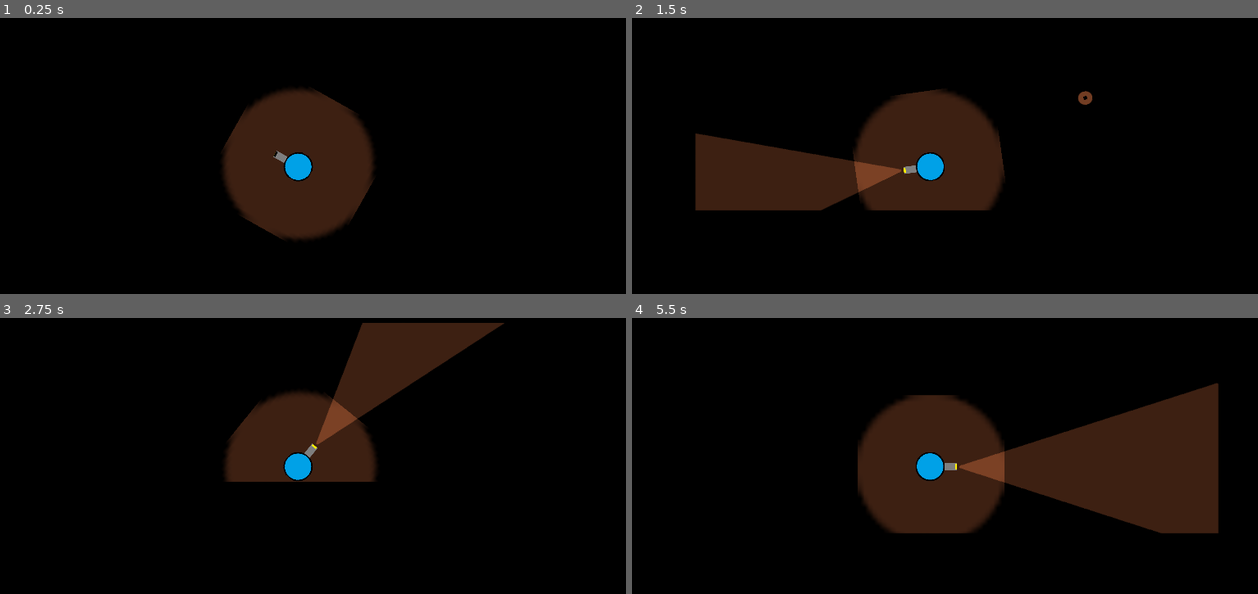
Above: before the commit, frames 1-4 (two rows, left to right).
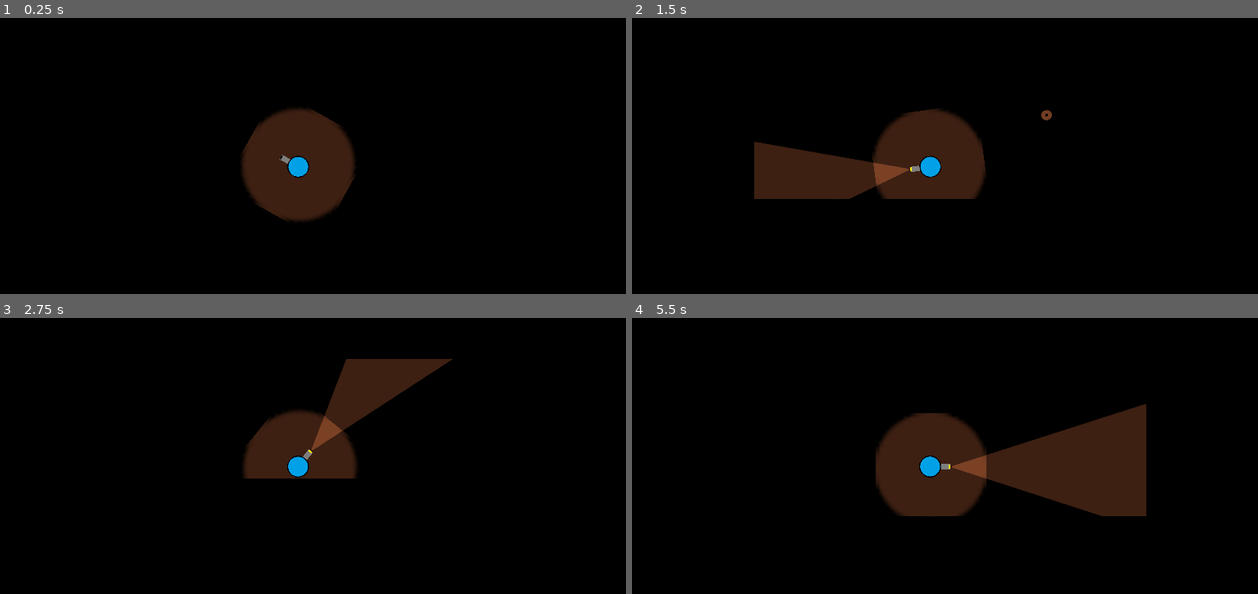
Above: after the commit, the same moments.

Repository: Jey-but-on-github/TP-2-jeux-2D
Game: Godot game, scene res://Scene/Maps/Lvl3.tscn
The game is run twice, just before and just after one commit, with the same random seed, the same clock (stepped at 60 frames per second) and the same inputs. This scene is started directly instead of the project's main scene.
Inputs (mouse positions are in pixels of both pictures, inside the frame that each line leads up to):
- Up to frame 1 (0.25 s): no input
- Up to frame 2 (1.5 s): tap Enter at 0.5 s; move the mouse to (1076, 147) at 0.52 s; hold D (right) 0.53-1.28 s; tap F (fire) at 0.6 s; move the mouse to (801, 186) at 1.27 s; hold S (down) from 1.28 s (still down); tap Z (switch) at 1.35 s
- Up to frame 3 (2.75 s): move the mouse to (363, 387) at 2.02 s; release S (down) at 2.03 s; hold D (right) from 2.03 s (still down); tap F (fire) at 2.1 s
- Up to frame 4 (5.5 s): tap Space at 2.75 s; move the mouse to (894, 541) at 2.77 s; release D (right) at 2.78 s; hold W (up) 2.78-3.53 s; tap Z (switch) at 2.85, 4.35 s; move the mouse to (1126, 522) at 3.52 s; hold A (left) 3.53-5.03 s; tap F (fire) at 3.6, 5.1 s; move the mouse to (732, 411) at 4.27 s; move the mouse to (963, 467) at 5.02 s; hold S (down) from 5.03 s (still down)

The runs differ from the first frame. In frame 1, 4.9% of the frame differs, in the area x 35-60%, y 25-81%; in frame 2, 7.5%; in frame 3, 5.8%; in frame 4, 11%, in the area x 36-94%, y 23-79%.

Commit message:
pog

Diff:
--- a/Scene/Maps/Lvl2.tscn
+++ b/Scene/Maps/Lvl2.tscn
@@ -9,10 +9,8 @@
 
 [node name="Niveau 1" type="Node"]
 
-[node name="CanvasModulate" type="CanvasModulate" parent="."]
-color = Color( 0, 0, 0, 1 )
-
 [node name="Sprite" type="Sprite" parent="."]
+position = Vector2( 1.05945, 13.7731 )
 scale = Vector2( 12.8492, -12.6721 )
 texture = ExtResource( 3 )
 
@@ -182,3 +180,6 @@
 
 [node name="KinematicBody2D10" parent="." instance=ExtResource( 6 )]
 position = Vector2( 516.894, 98.3027 )
+
+[node name="CanvasLayer" type="CanvasModulate" parent="."]
+color = Color( 0, 0, 0, 1 )
--- a/Scene/Maps/Lvl3.tscn
+++ b/Scene/Maps/Lvl3.tscn
@@ -283,7 +283,7 @@
 
 [node name="Camera2D" type="Camera2D" parent="Player"]
 current = true
-zoom = Vector2( 0.6, 0.6 )
+zoom = Vector2( 0.8, 0.8 )
 
 [node name="CanvasModulate" type="CanvasModulate" parent="."]
 color = Color( 0, 0, 0, 1 )
